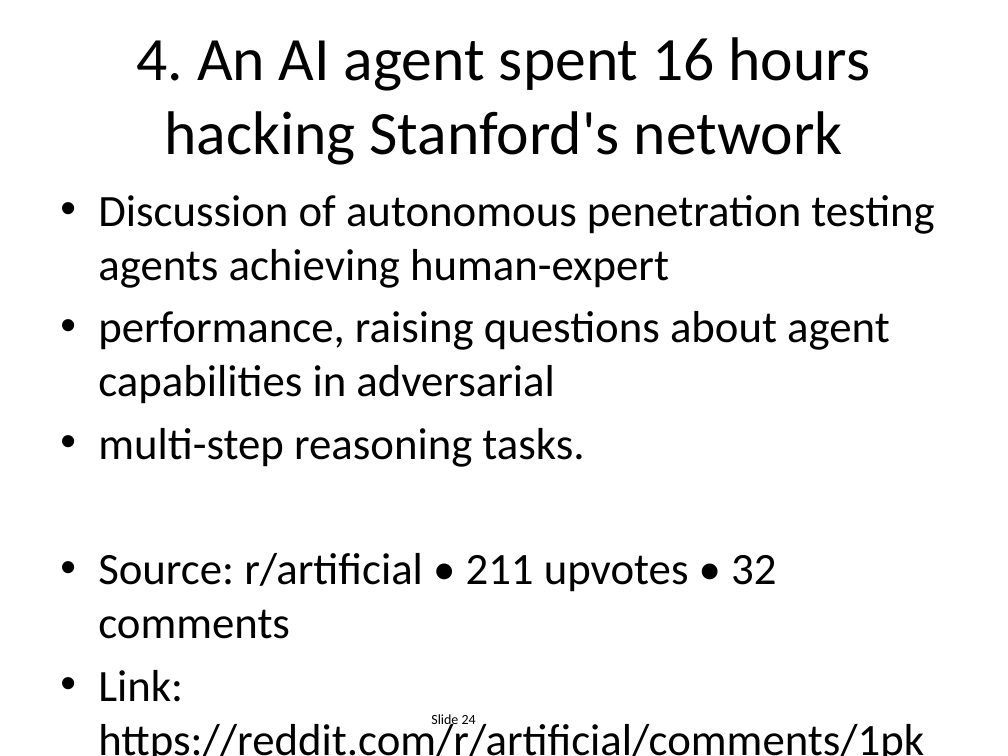
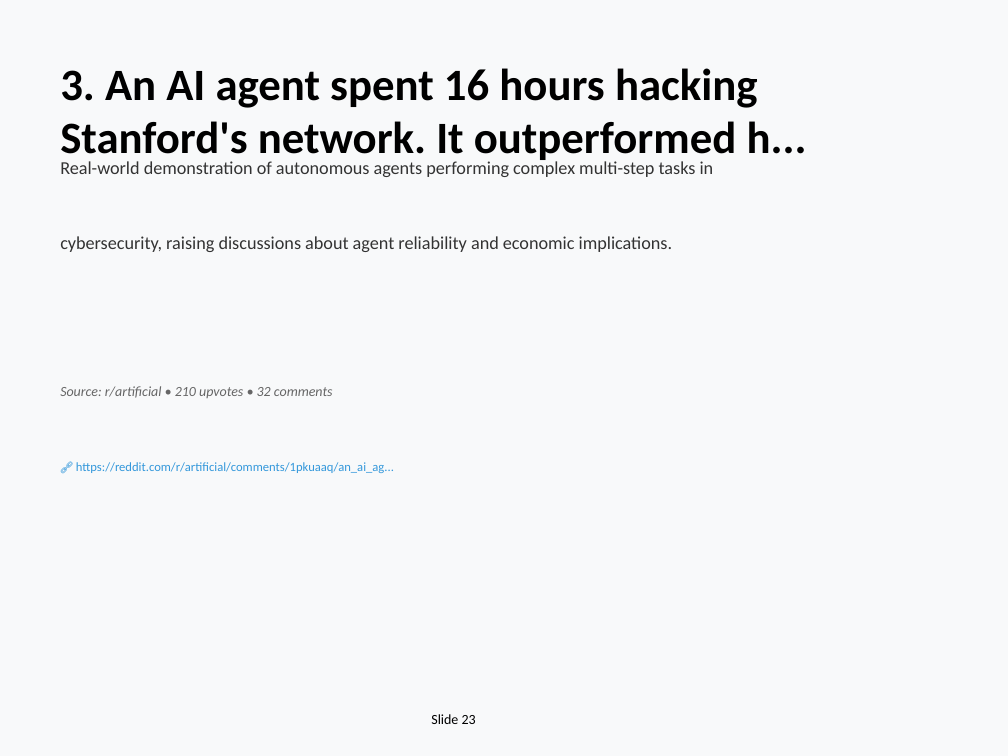
Before and after one commit to EiriniOr/ai-weekly-digest, a slide deck: slide 23 of AI_Weekly_2025-12-15.pptx (slide 24 before the commit). Drawn at 1008x756 pixels with LibreOffice and Linux fonts; fonts in the diff are those of the drawing. Boxes give left, top, right and bottom in pixels: in the first picture for what was removed or moved away, otherwise in the second. Text is boxed around its words. In the diff, an @@ line names an element or a change of style, - is before the commit and + after.

```diff
--- a/AI_Weekly_2025-12-15.pptx
+++ b/AI_Weekly_2025-12-15.pptx
@@ background #FFFFFF to #F8F9FA @@
@@ text "3. An AI agent spent ..." at bbox=[60, 68, 807, 165]: vertical alignment middle to top @@
@@ text at bbox=[60, 68, 807, 165]: text changed; size 44 to 32 pt; bold on @@
-4. An AI agent spent 16 hours hacking Stanford's network
+3. An AI agent spent 16 hours hacking Stanford's network. It outperformed h...
@@ text added at bbox=[60, 159, 714, 177], 13 pt, text #333333 @@
+Real-world demonstration of autonomous agents performing complex multi-step tasks in
@@ text removed at bbox=[98, 195, 934, 756] @@
-• Discussion of autonomous penetration testing agents achieving human-expert
-• performance, raising questions about agent capabilities in adversarial
-• multi-step reasoning tasks.
-• Source: r/artificial • 211 upvotes • 32 comments
-• Link: https://reddit.com/r/artificial/comments/1pkuaa...
@@ text added at bbox=[60, 236, 672, 252], 13 pt, text #333333 @@
+cybersecurity, raising discussions about agent reliability and economic implications.
@@ text added at bbox=[60, 386, 333, 398], 10 pt, text #666666, italic @@
+Source: r/artificial • 210 upvotes • 32 comments
@@ text added at bbox=[76, 462, 394, 473], 9 pt, text #3498DB @@
+🔗 https://reddit.com/r/artificial/comments/1pkuaaq/an_ai_ag...
@@ text at bbox=[431, 714, 476, 724]: text changed @@
-Slide 24
+Slide 23
```
Also in this commit, not shown: 20 other slides changed, 4 slides added, 4 slides removed, 1 other file.
